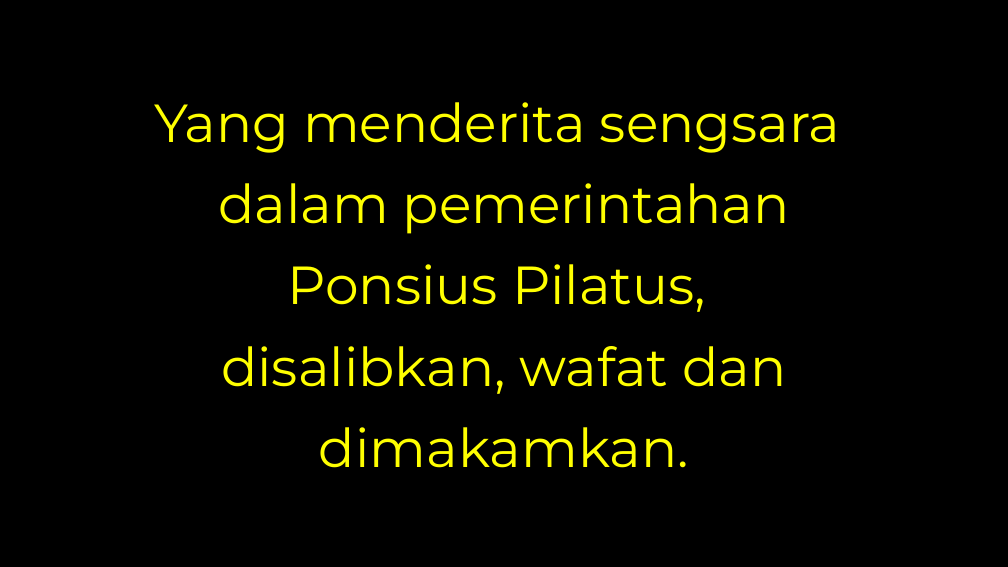
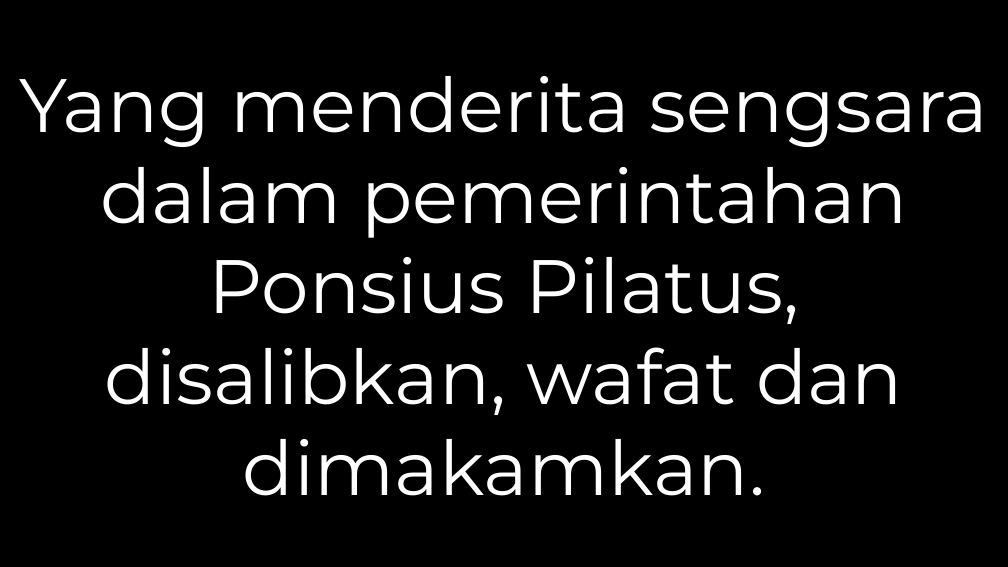
Before and after one commit to laurensius/Slide_Misa_KRC, a slide deck: slide 29 of 2020 11 tanggal 2 Misa Arwah/Slide Misa Arwah.pptx. Drawn at 1008x567 pixels with LibreOffice and Linux fonts; fonts in the diff are those of the drawing; background and template pictures are left out. Boxes give left, top, right and bottom in pixels: in the first picture for what was removed or moved away, otherwise in the second. Text is boxed around its words. In the diff, an @@ line names an element or a change of style, - is before the commit and + after.

```diff
--- a/2020 11 tanggal 2 Misa Arwah/Slide Misa Arwah.pptx
+++ b/2020 11 tanggal 2 Misa Arwah/Slide Misa Arwah.pptx
@@ text at [20, 76, 989, 415]: text changed; size 51 to 72 pt; text colour #FFFF00 to #FFFFFF @@
-Yang menderita sengsara
-dalam pemerintahan
-Ponsius Pilatus,
-disalibkan, wafat dan
-dimakamkan.
+Yang menderita sengsara dalam pemerintahan Ponsius Pilatus, disalibkan, wafat dan dimakamkan.
```
Also in this commit, not shown: 31 other slides changed, 1 slide added, 2 slides removed, 10 other files.
